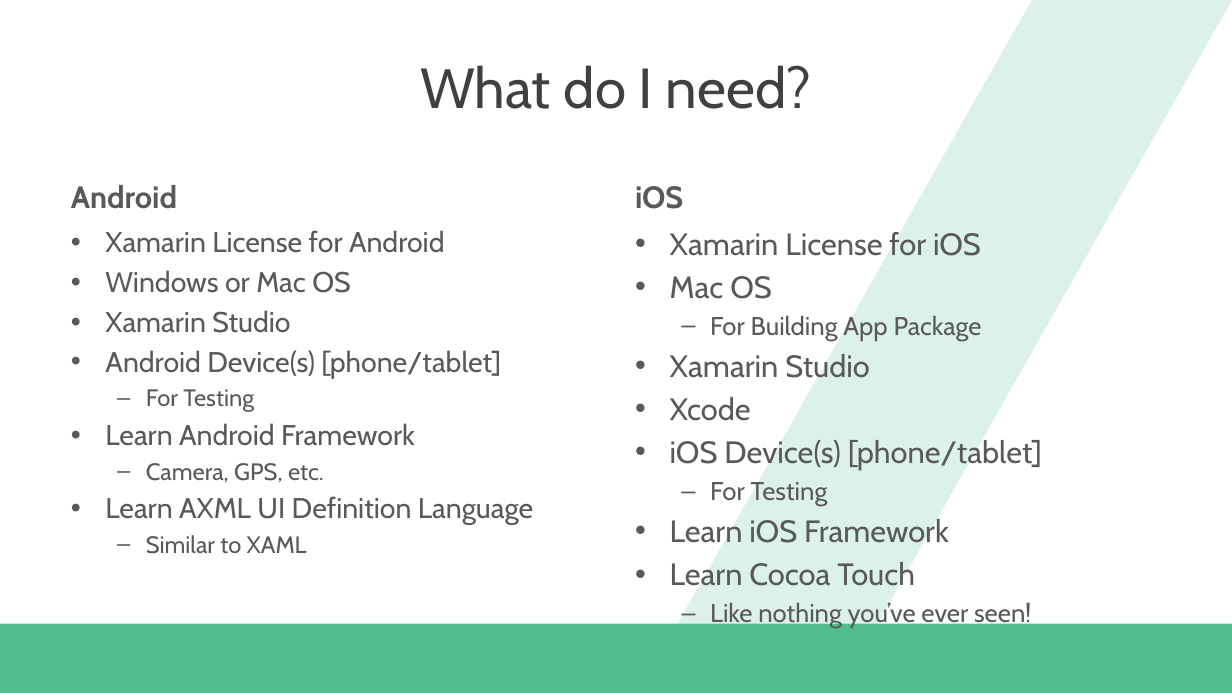
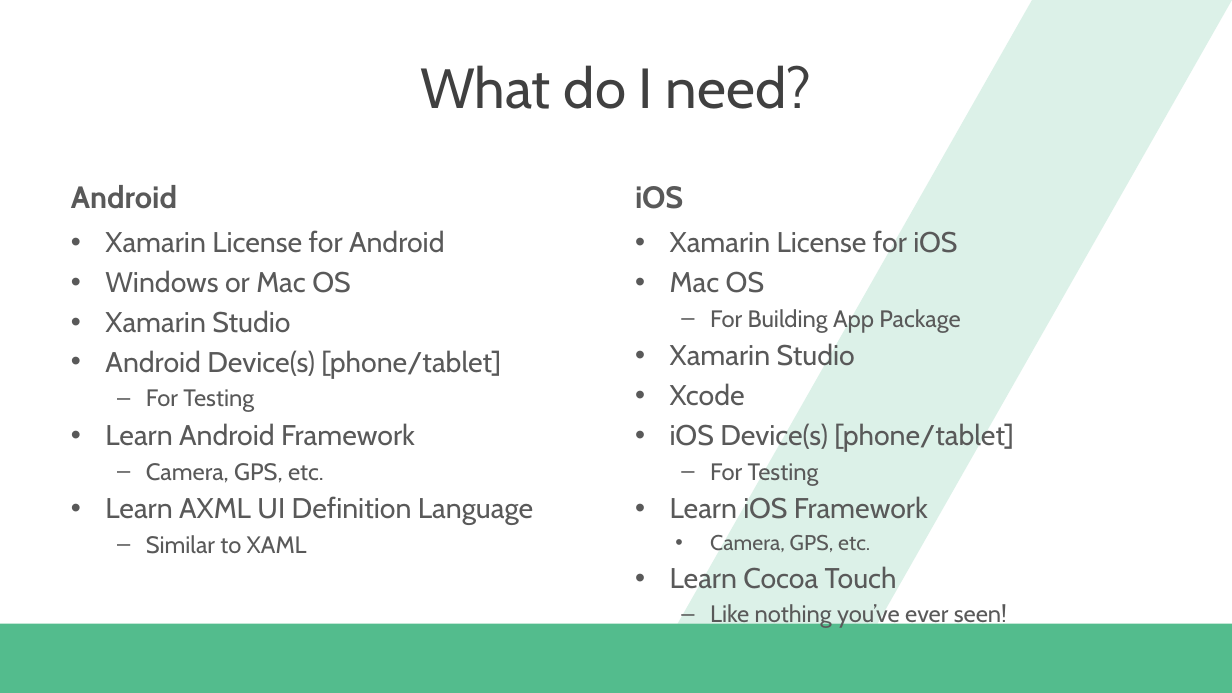
Before and after one commit to dannydwarren/PracticalXamarin, a slide deck: slide 4 of Practical Xamarin.pptx. Drawn at 1232x693 pixels with LibreOffice and Linux fonts; fonts in the diff are those of the drawing; background and template pictures are left out. Boxes give left, top, right and bottom in pixels: in the first picture for what was removed or moved away, otherwise in the second. Text is boxed around its words. In the diff, an @@ line names an element or a change of style, - is before the commit and + after.

```diff
--- a/Practical Xamarin.pptx
+++ b/Practical Xamarin.pptx
@@ text at (x1=670, y1=230, x2=1014, y2=629): size 24 to 22.2 pt in "Xamarin License for iOS", "Mac OS", "Xamarin Studio", "Xcode" and 3 more places; size 20 to 18.5 pt in "For Building App Package", "For Testing", "Like nothing you’ve ever seen!" @@
@@ text at (x1=710, y1=535, x2=870, y2=552): paragraph added @@
+    • Camera, GPS, etc.
```
Also in this commit, not shown: 6 other slides changed.
